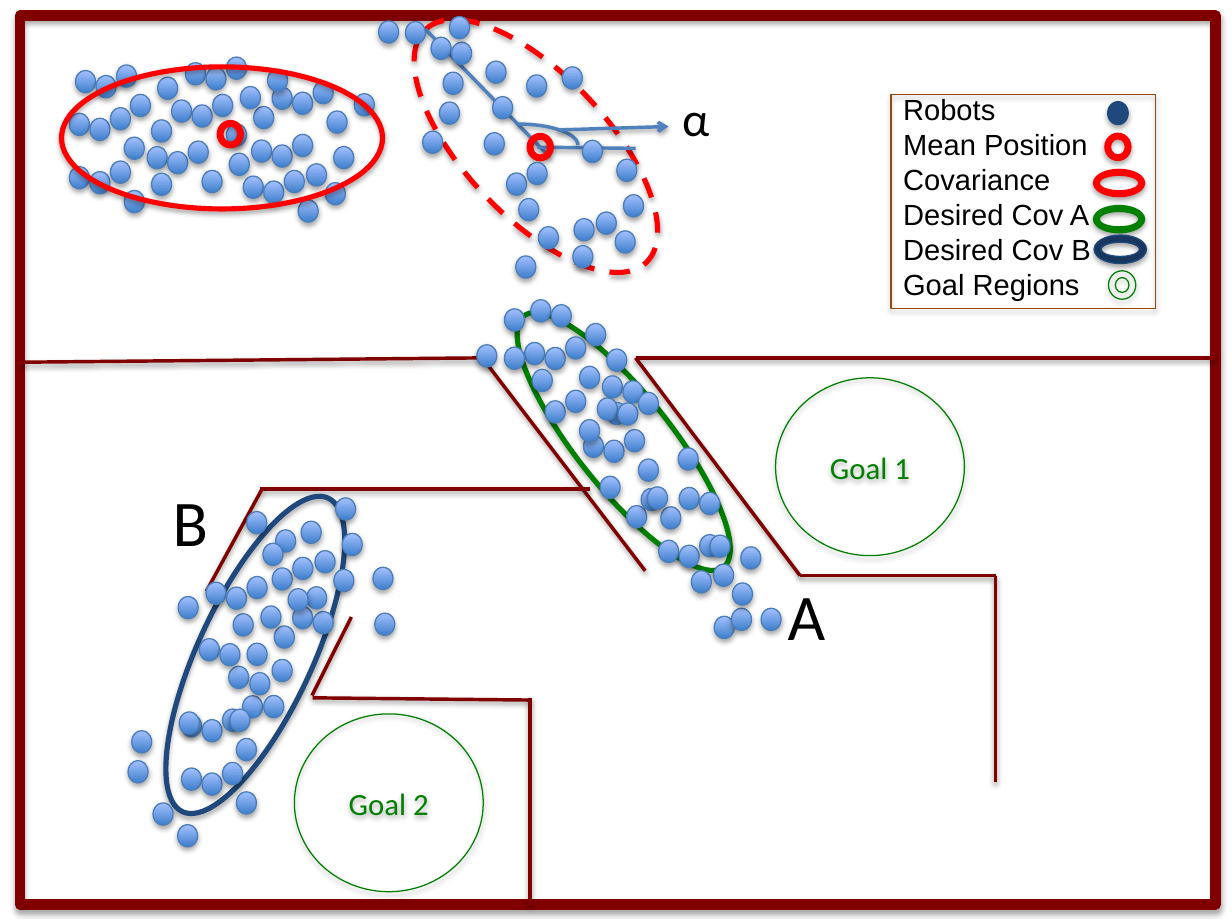
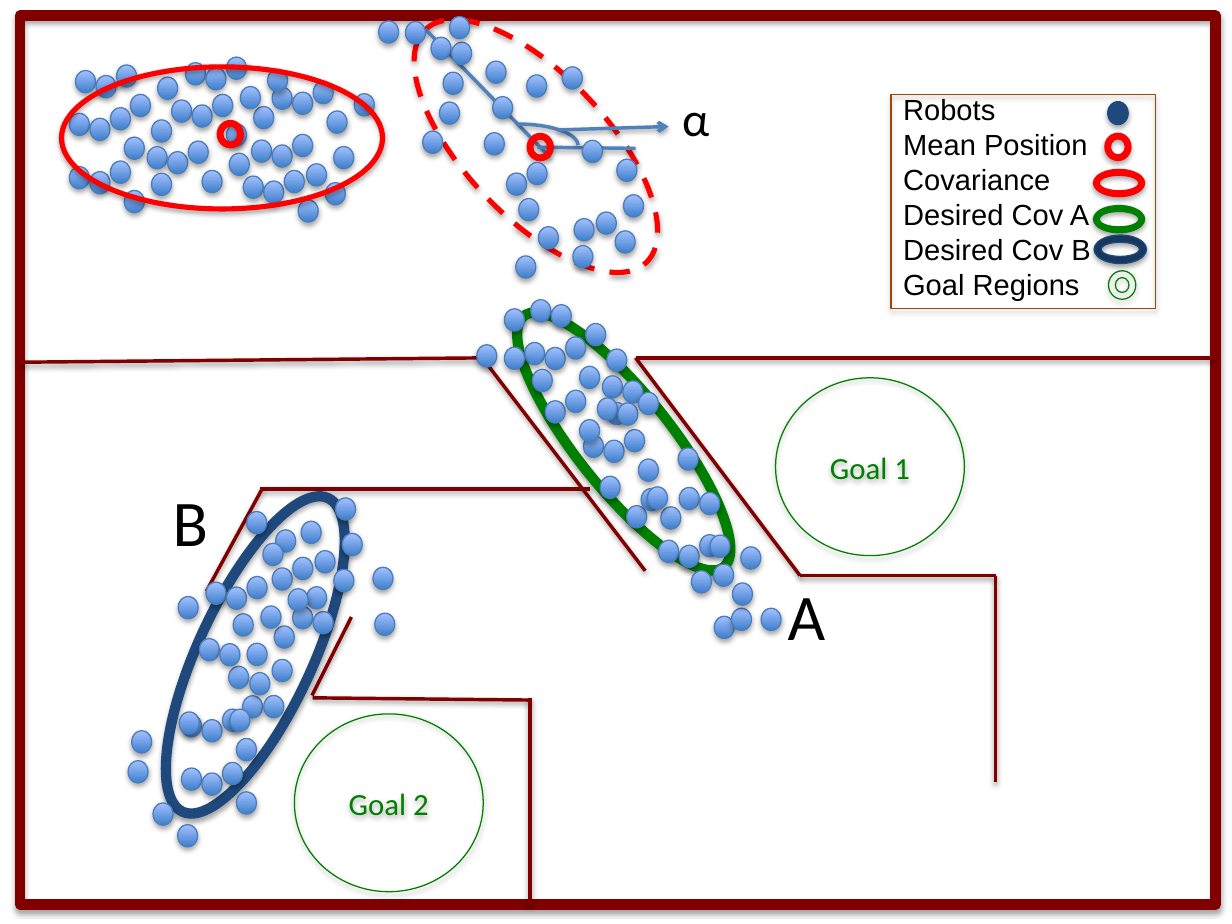
Before and after one commit to mable93wan/SwarmControlSandbox, a slide deck: slide 2 of Project/Drawings.pptx. Drawn at 1232x924 pixels with LibreOffice and Linux fonts; fonts in the diff are those of the drawing. Boxes give left, top, right and bottom in pixels: in the first picture for what was removed or moved away, otherwise in the second. Text is boxed around its words. In the diff, an @@ line names an element or a change of style, - is before the commit and + after.

```diff
--- a/Project/Drawings.pptx
+++ b/Project/Drawings.pptx
@@ ellipse at (x1=487, y1=286, x2=761, y2=597): outline #008000 3 pt to #008000 6 pt @@
@@ ellipse at (x1=131, y1=474, x2=380, y2=836): outline #1F497D 3 pt to #1F497D 6 pt @@
```
Also in this commit, not shown: 7 other files.
